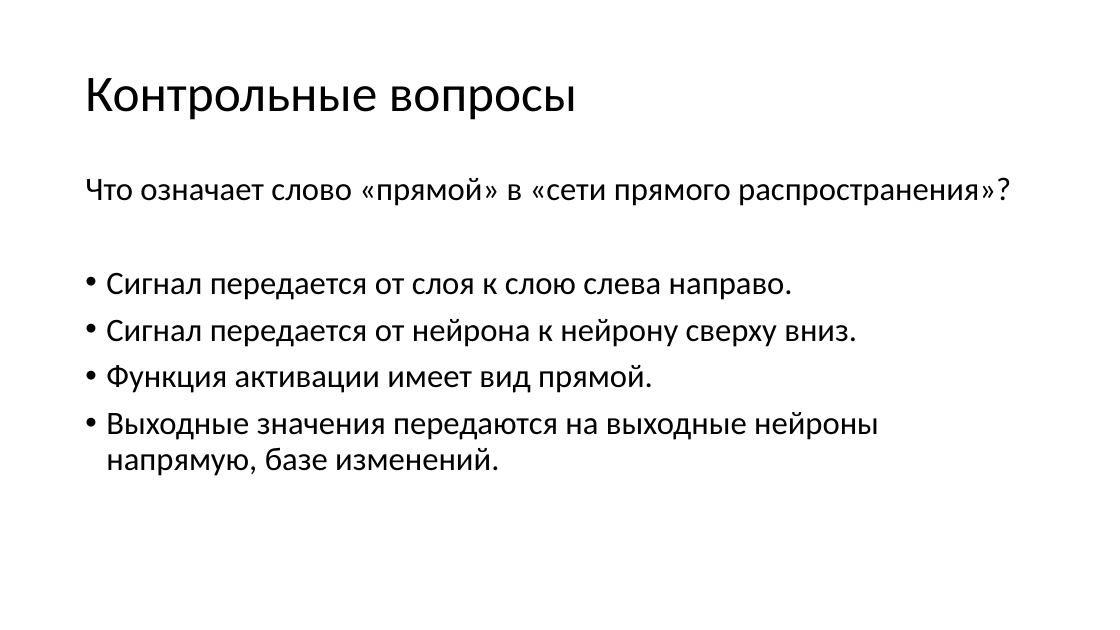
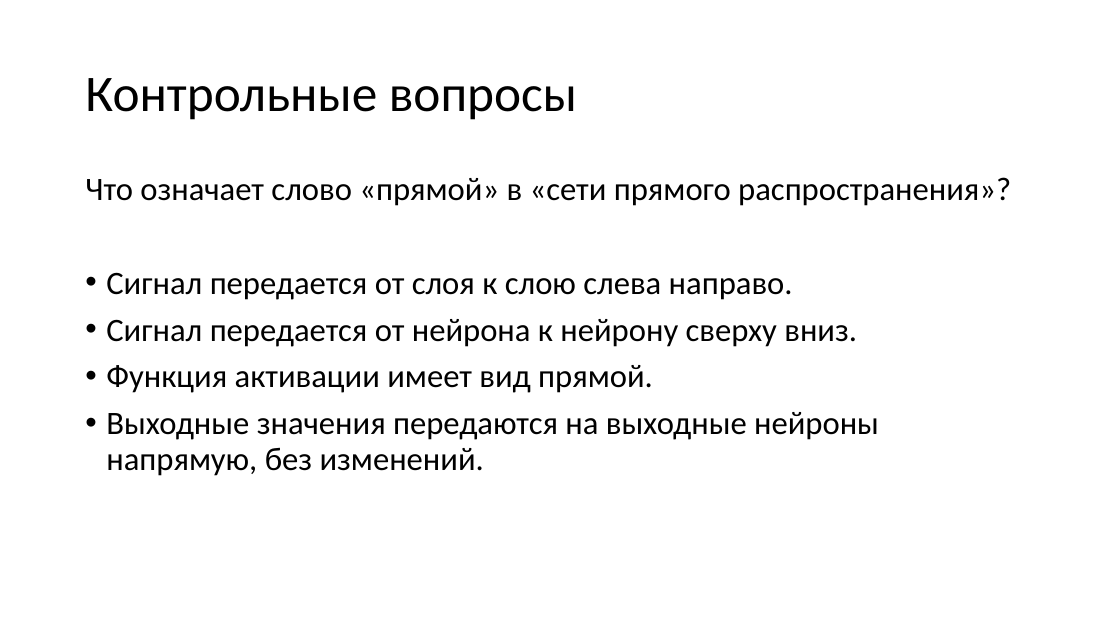
Before and after one commit to mosalov/AI_main_lectures, a slide deck: slide 43 of Лекция 10 24_03_2021.pptx. Drawn at 1120x630 pixels with LibreOffice and Linux fonts; fonts in the diff are those of the drawing. Boxes give left, top, right and bottom in pixels: in the first picture for what was removed or moved away, otherwise in the second. Text is boxed around its words. In the diff, an @@ line names an element or a change of style, - is before the commit and + after.

```diff
--- a/Лекция 10 24_03_2021.pptx
+++ b/Лекция 10 24_03_2021.pptx
@@ text at <box>106,412,879,476</box>: text changed @@
-• Выходные значения передаются на выходные нейроны напрямую, базе изменений.
+• Выходные значения передаются на выходные нейроны напрямую, без изменений.
```
Also in this commit, not shown: 3 other slides changed.
